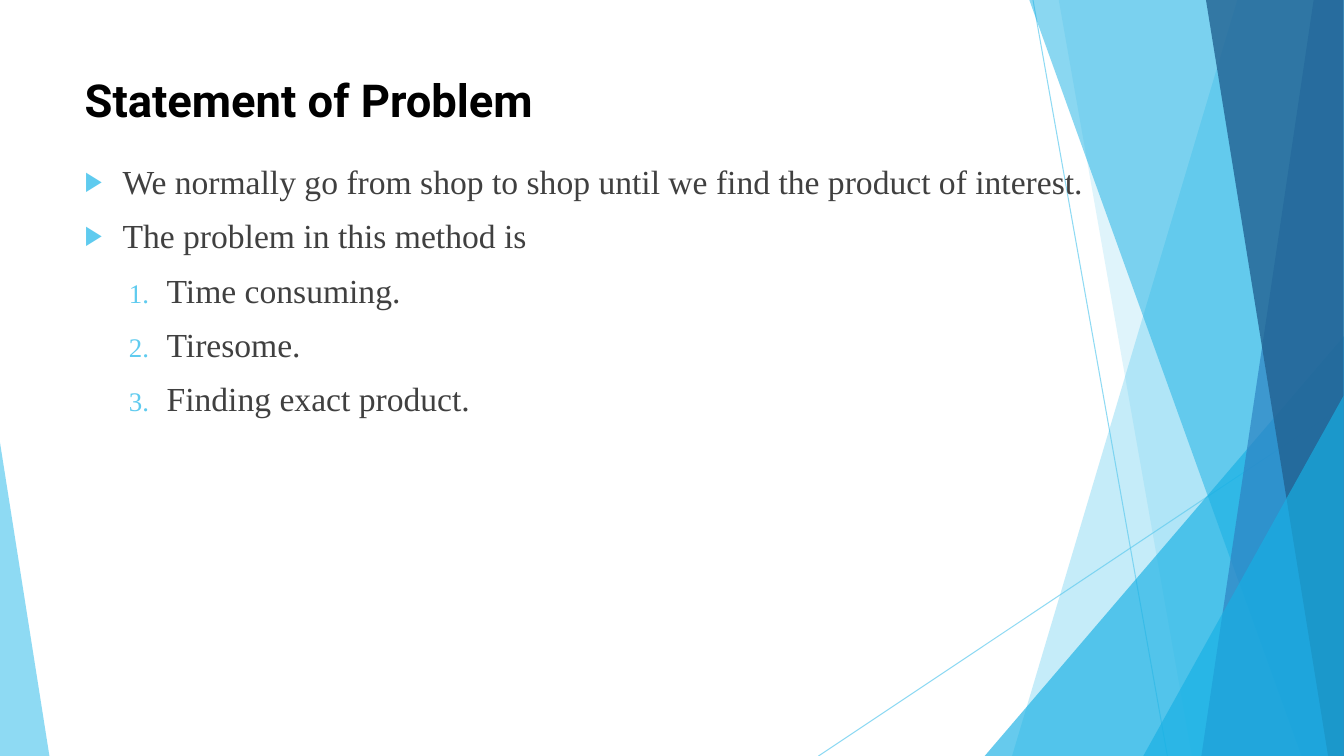
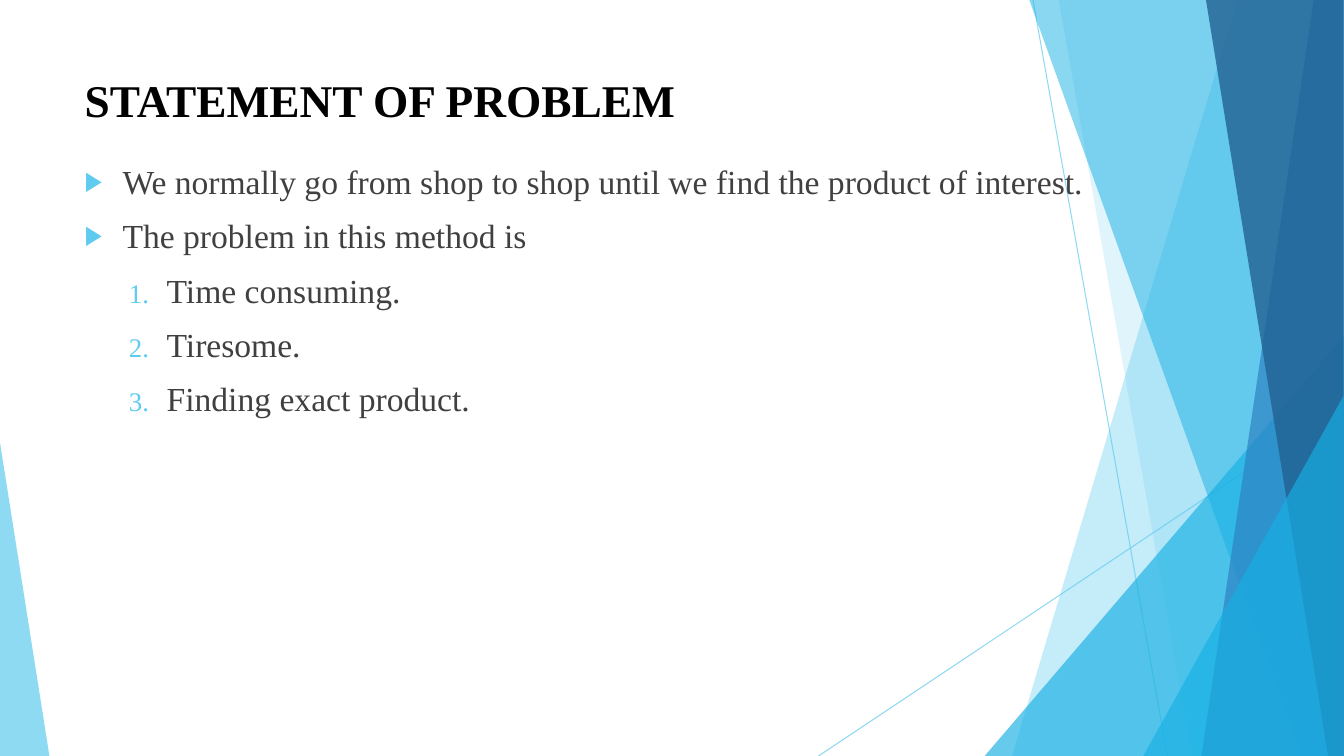
Before and after one commit to KojuOrg/E-Mart-Document, a slide deck: slide 4 of Proposal/Presentation/ProposalSlide.pptx. Drawn at 1344x756 pixels with LibreOffice and Linux fonts; fonts in the diff are those of the drawing. Boxes give left, top, right and bottom in pixels: in the first picture for what was removed or moved away, otherwise in the second. Text is boxed around its words. In the diff, an @@ line names an element or a change of style, - is before the commit and + after.

```diff
--- a/Proposal/Presentation/ProposalSlide.pptx
+++ b/Proposal/Presentation/ProposalSlide.pptx
@@ title at box(85, 87, 675, 118): text changed; font Roboto to Times New Roman @@
-Statement of Problem
+STATEMENT OF PROBLEM
```
Also in this commit, not shown: 12 other slides changed, 1 slide added, 1 slide removed.
